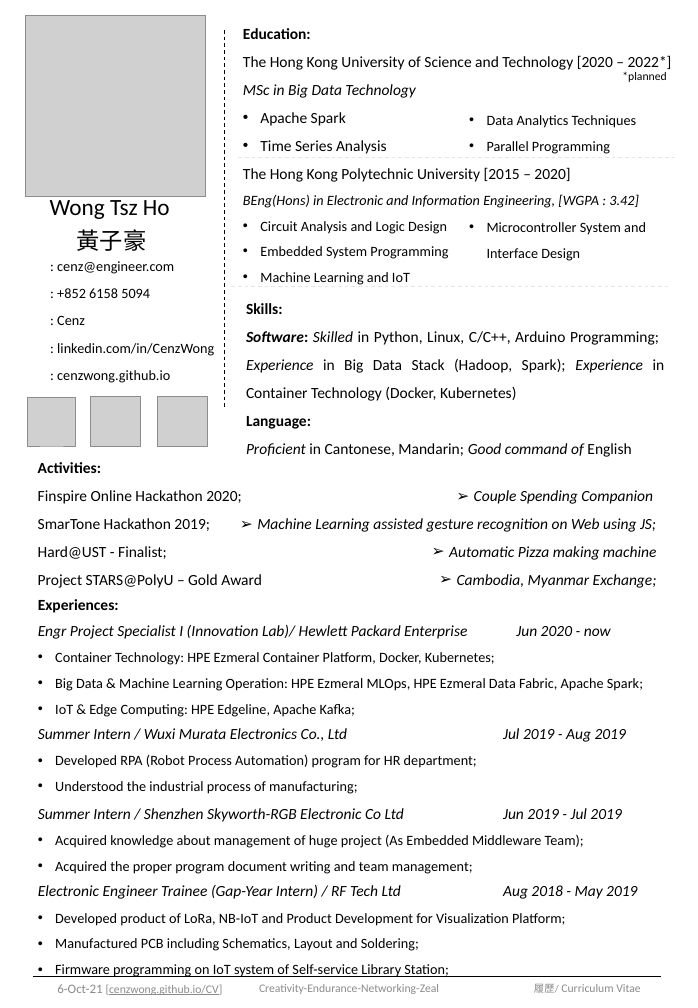
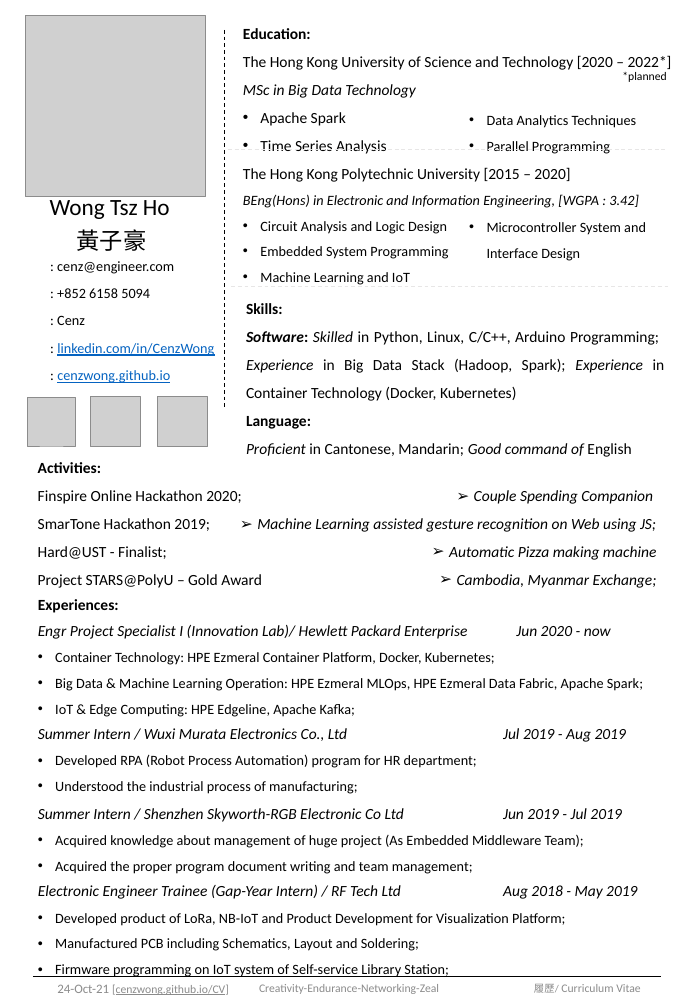
Before and after one commit to cenzwong/cenzwong.github.io, a slide deck: slide 9 of CV/Cenz_WongTszHo_Resume_20210927.pptx. Drawn at 698x1008 pixels with LibreOffice and Linux fonts; fonts in the diff are those of the drawing; grey boxes stand for pictures; background and template pictures are left out. Boxes give left, top, right and bottom in pixels: in the first picture for what was removed or moved away, otherwise in the second. Text is boxed around its words. In the diff, an @@ line names an element or a change of style, - is before the commit and + after.

```diff
--- a/CV/Cenz_WongTszHo_Resume_20210927.pptx
+++ b/CV/Cenz_WongTszHo_Resume_20210927.pptx
@@ line moved from (238, 158) - (675, 158) to (228, 149) - (664, 149) @@
@@ table at (x1=41, y1=258, x2=227, y2=396) @@
@@ text colour #000000 to #0563C1, underline on in "linkedin.com/in/CenzWong", "cenzwong.github.io" @@
@@ text at (x1=57, y1=984, x2=229, y2=995): text changed @@
-6-Oct-21 [cenzwong.github.io/CV]
+24-Oct-21 [cenzwong.github.io/CV]
```
Also in this commit, not shown: 8 other slides changed, 1 other file.
